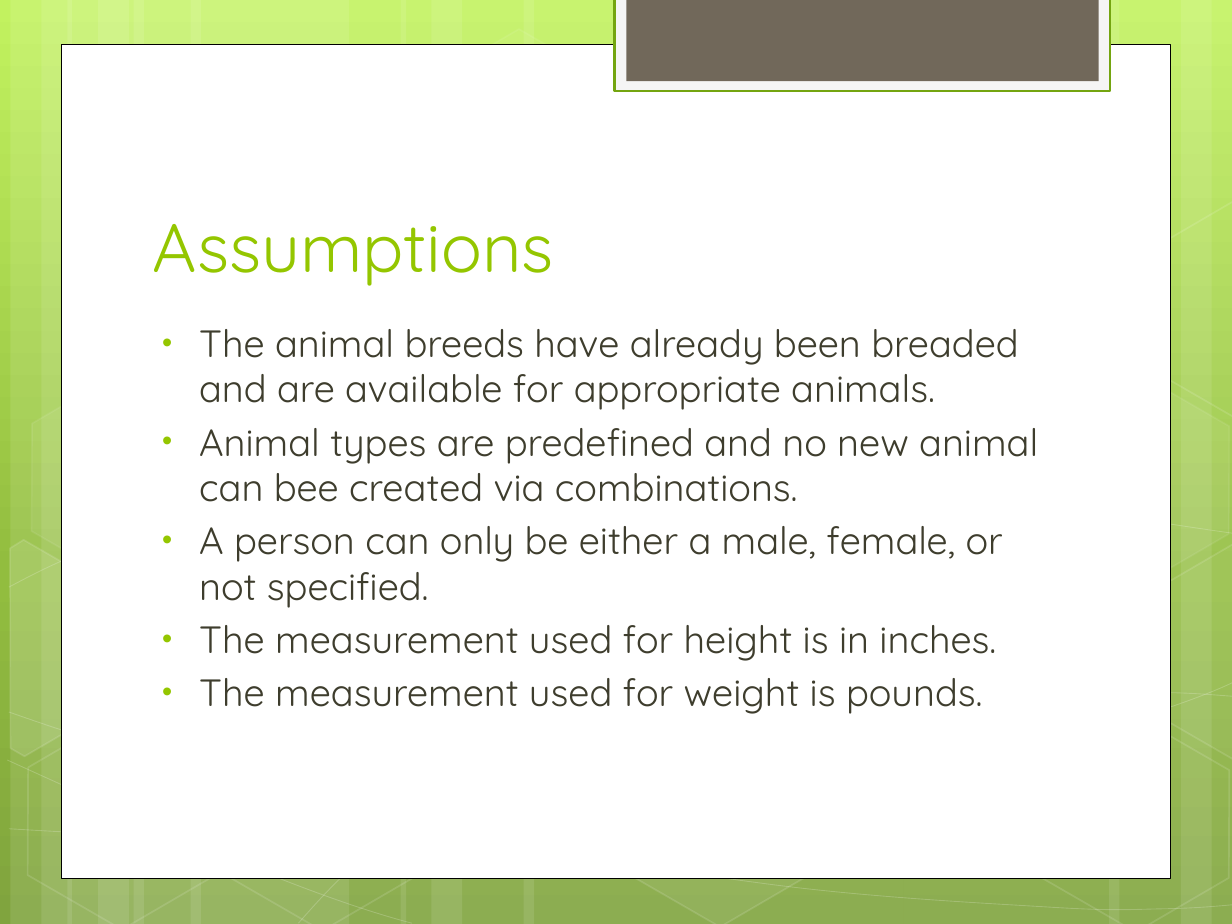
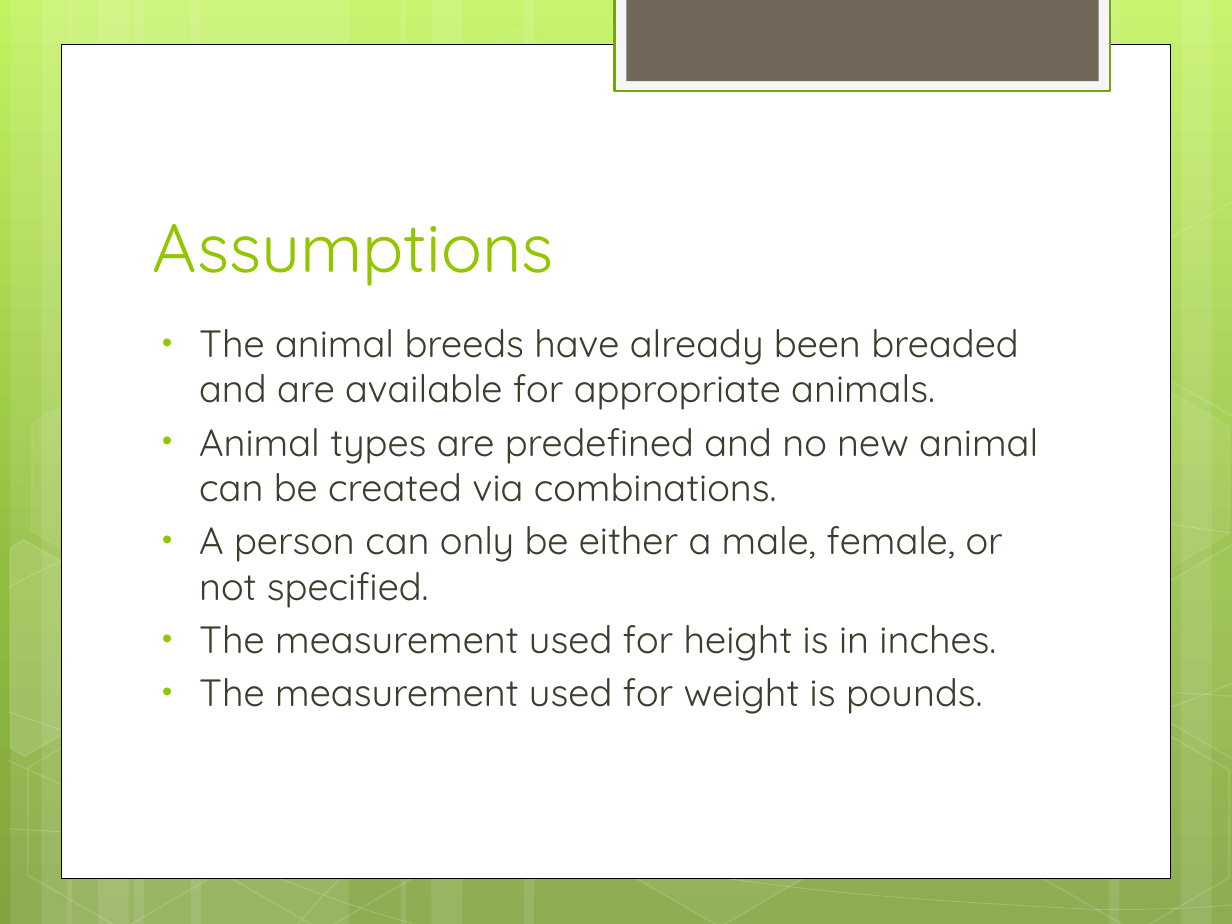
Before and after one commit to agancsos2/CS665, a slide deck: slide 3 of Gancsos_Abel_Project/doc/AMGPetAgency.pptx. Drawn at 1232x924 pixels with LibreOffice and Linux fonts; fonts in the diff are those of the drawing. Boxes give left, top, right and bottom in pixels: in the first picture for what was removed or moved away, otherwise in the second. Text is boxed around its words. In the diff, an @@ line names an element or a change of style, - is before the commit and + after.

```diff
--- a/Gancsos_Abel_Project/doc/AMGPetAgency.pptx
+++ b/Gancsos_Abel_Project/doc/AMGPetAgency.pptx
@@ text at [199,428,1038,502]: text changed @@
-• Animal types are predefined and no new animal can bee created via combinations.
+• Animal types are predefined and no new animal can be created via combinations.
```
Also in this commit, not shown: 2 other files.
